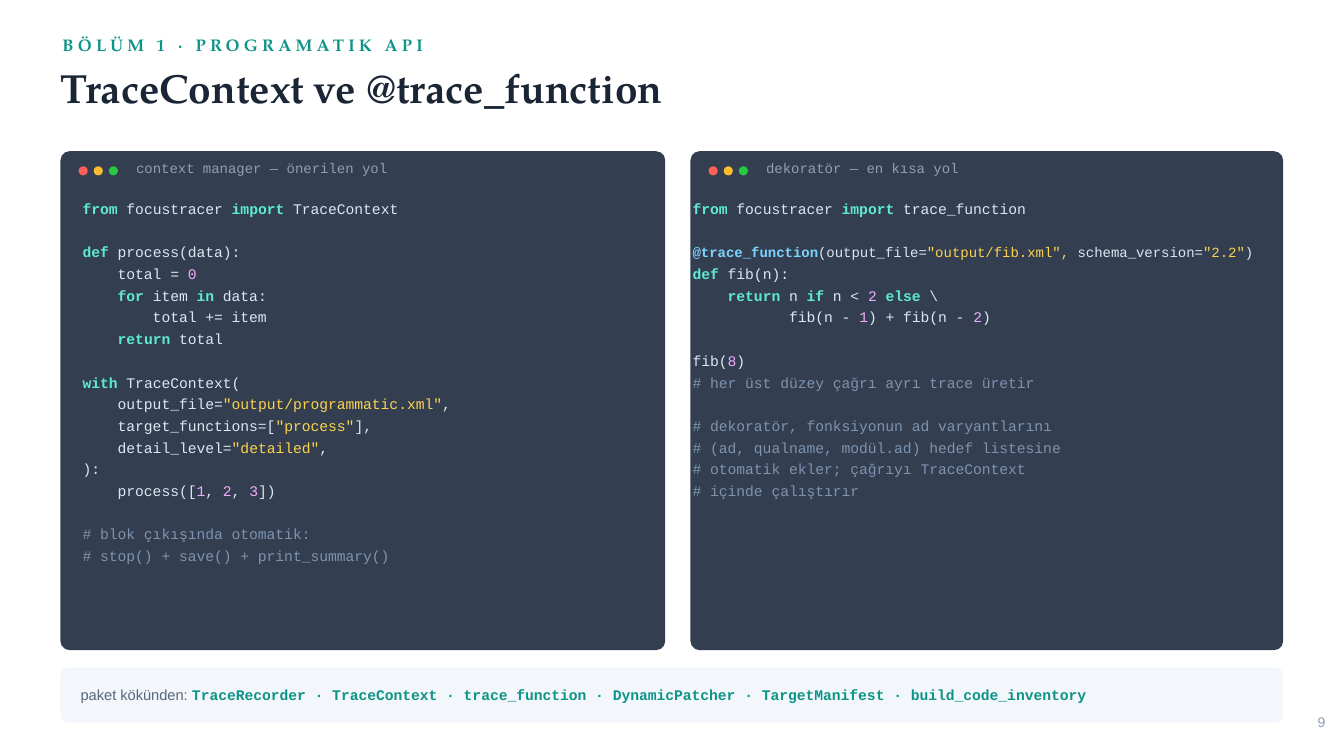
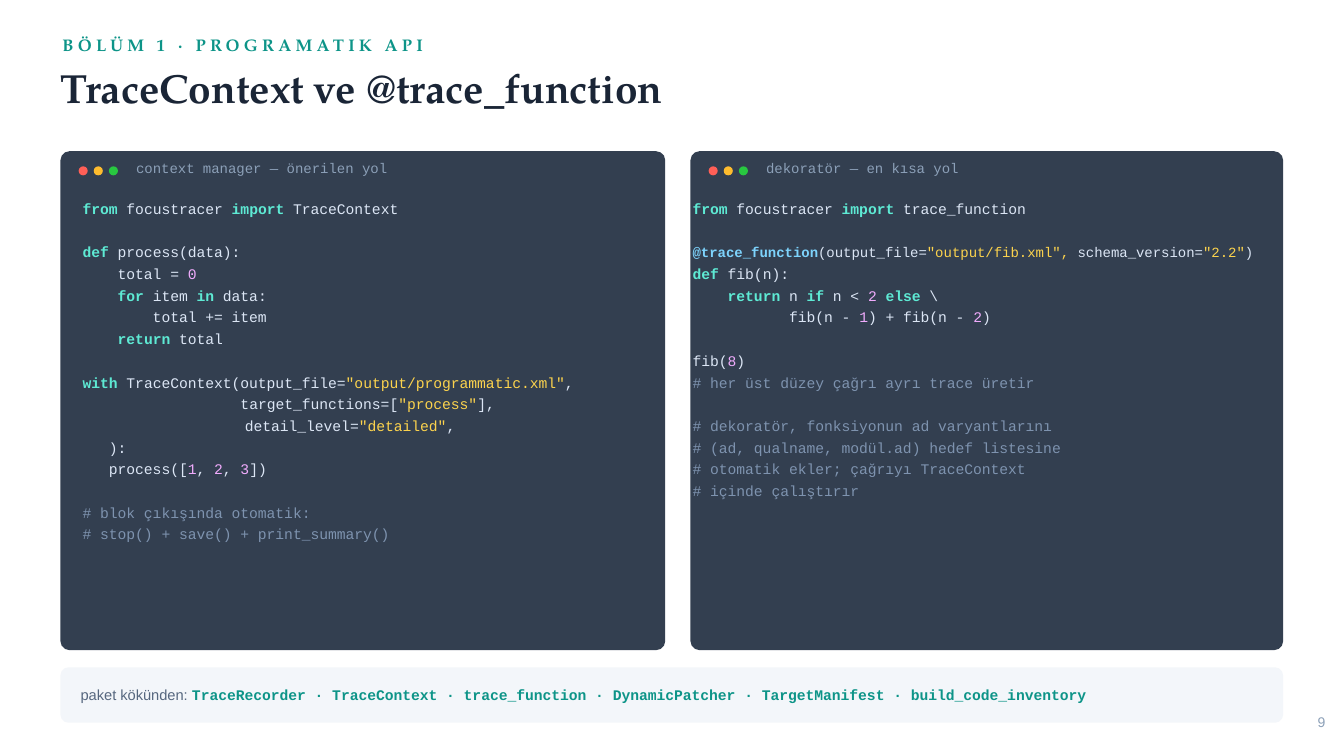
Before and after one commit to BitnetTR/focustracer, a slide deck: slide 7 of docs/FocusTracer_Sunum.pptx. Drawn at 1344x756 pixels with LibreOffice and Linux fonts; fonts in the diff are those of the drawing. Boxes give left, top, right and bottom in pixels: in the first picture for what was removed or moved away, otherwise in the second. Text is boxed around its words. In the diff, an @@ line names an element or a change of style, - is before the commit and + after.

```diff
--- a/docs/FocusTracer_Sunum.pptx
+++ b/docs/FocusTracer_Sunum.pptx
@@ text at (x1=83, y1=377, x2=573, y2=391): text changed @@
-with TraceContext(
-output_file="output/programmatic.xml",
+with TraceContext(output_file="output/programmatic.xml",
```
Also in this commit, not shown: 3 other slides changed, 1 slide removed, 10 other files.
